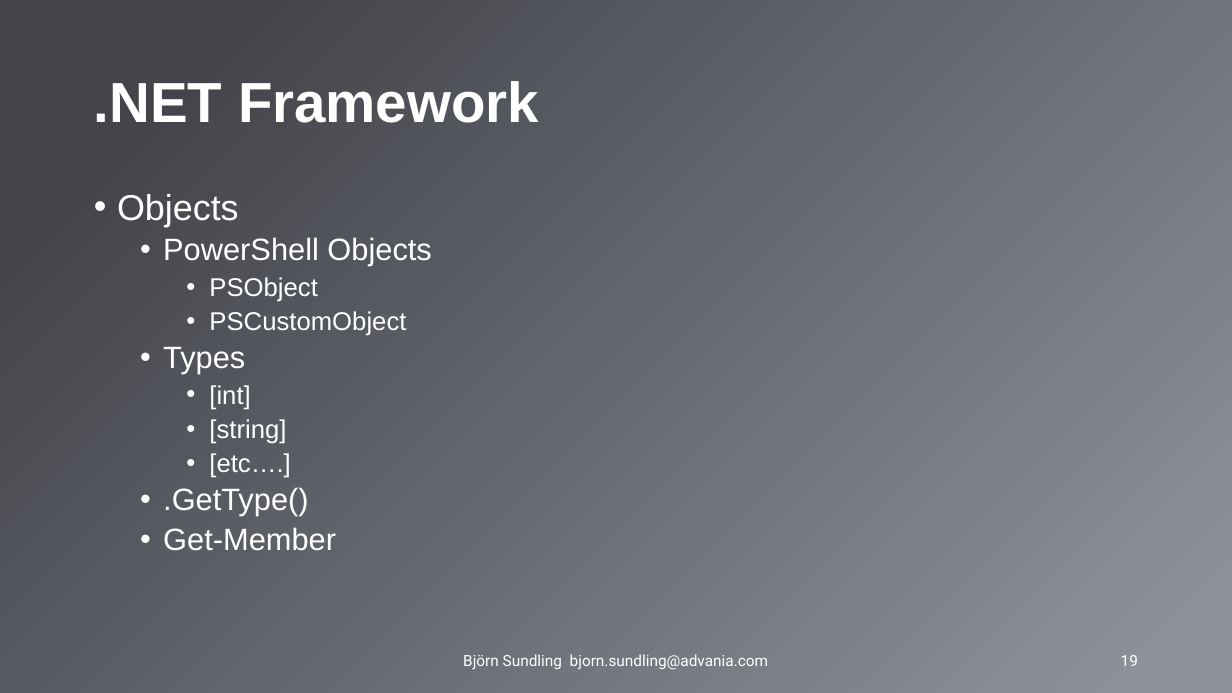
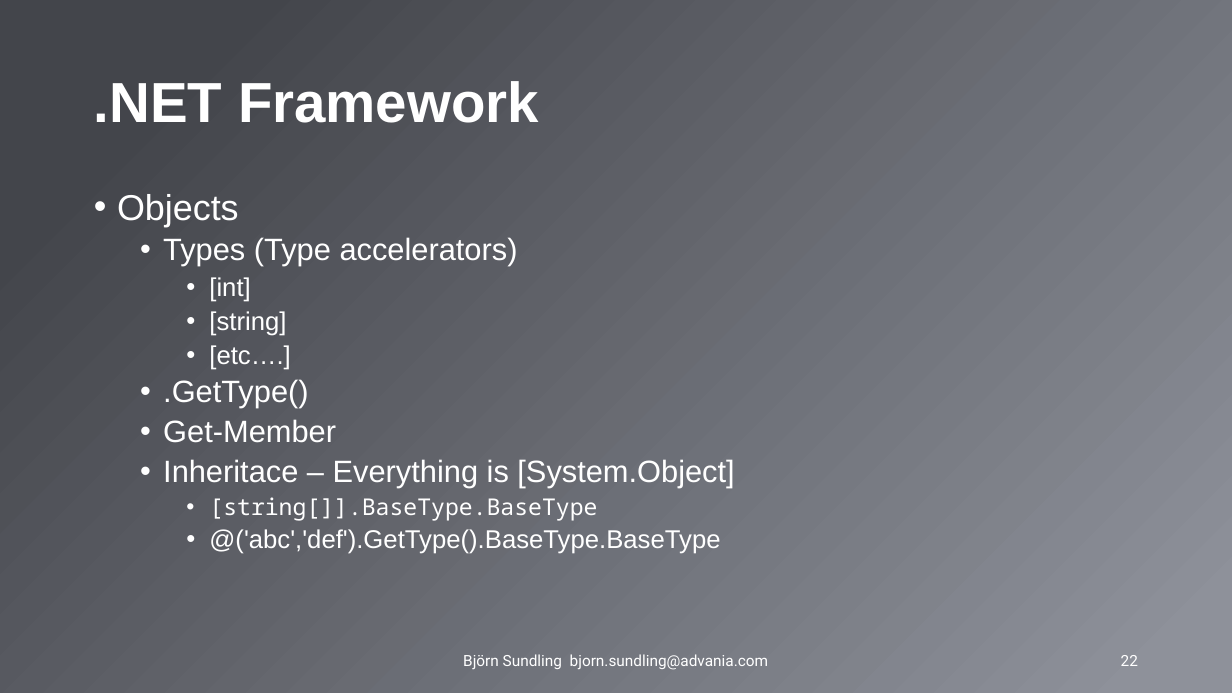
Before and after one commit to AdvaniaSE/PowerShellFundamentals, a slide deck: slide 22 of PowerShell Fundamentals.pptx (slide 19 before the commit). Drawn at 1232x693 pixels with LibreOffice and Linux fonts; fonts in the diff are those of the drawing; background and template pictures are left out. Boxes give left, top, right and bottom in pixels: in the first picture for what was removed or moved away, otherwise in the second. Text is boxed around its words. In the diff, an @@ line names an element or a change of style, - is before the commit and + after.

```diff
--- a/PowerShell Fundamentals.pptx
+++ b/PowerShell Fundamentals.pptx
@@ text at <box>163,237,518,266</box>: text changed @@
-  • PowerShell Objects
-    • PSObject
-    • PSCustomObject
-  • Types
+  • Types (Type accelerators)
@@ text at <box>163,459,734,554</box>: paragraphs added @@
+  • Inheritace – Everything is [System.Object]
+    • [string[]].BaseType.BaseType
+    • @('abc','def').GetType().BaseType.BaseType
@@ page number at <box>1121,655,1138,666</box>: text changed @@
-19
+22
```
Also in this commit, not shown: 4 other slides changed, 4 slides added.
